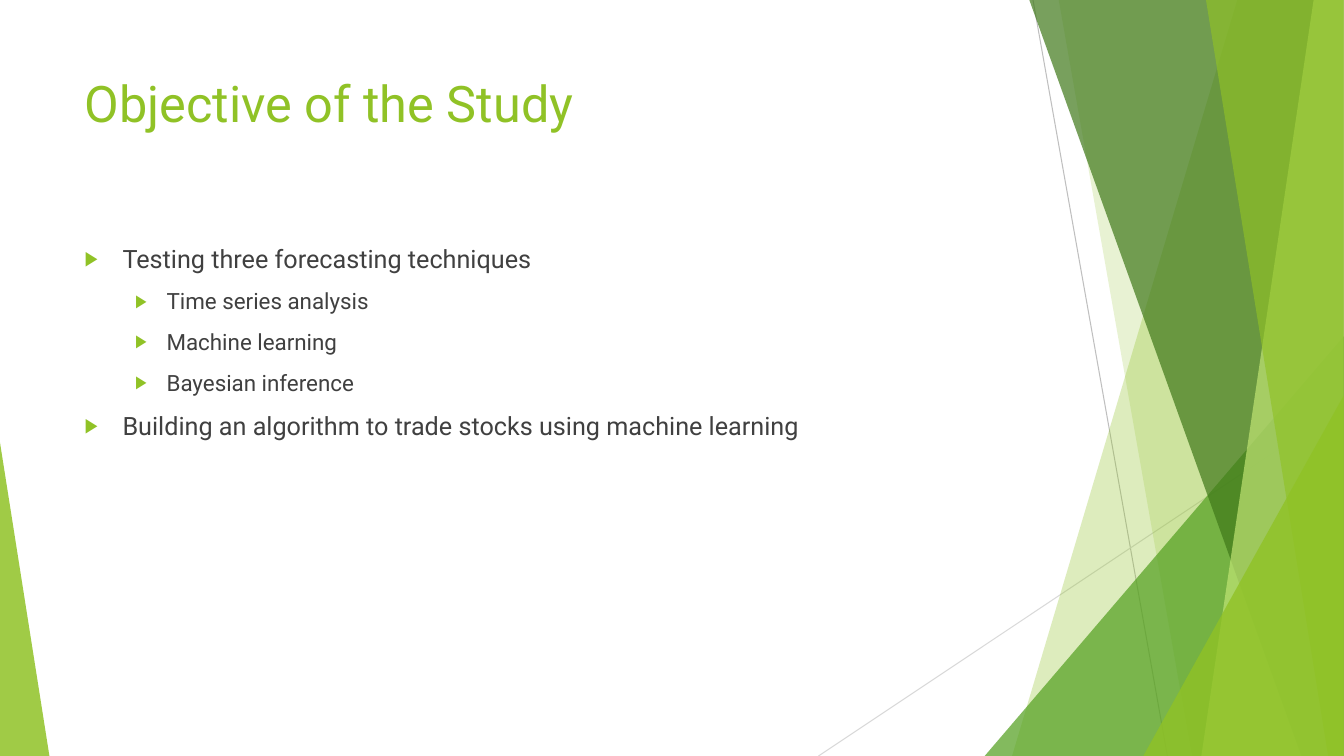
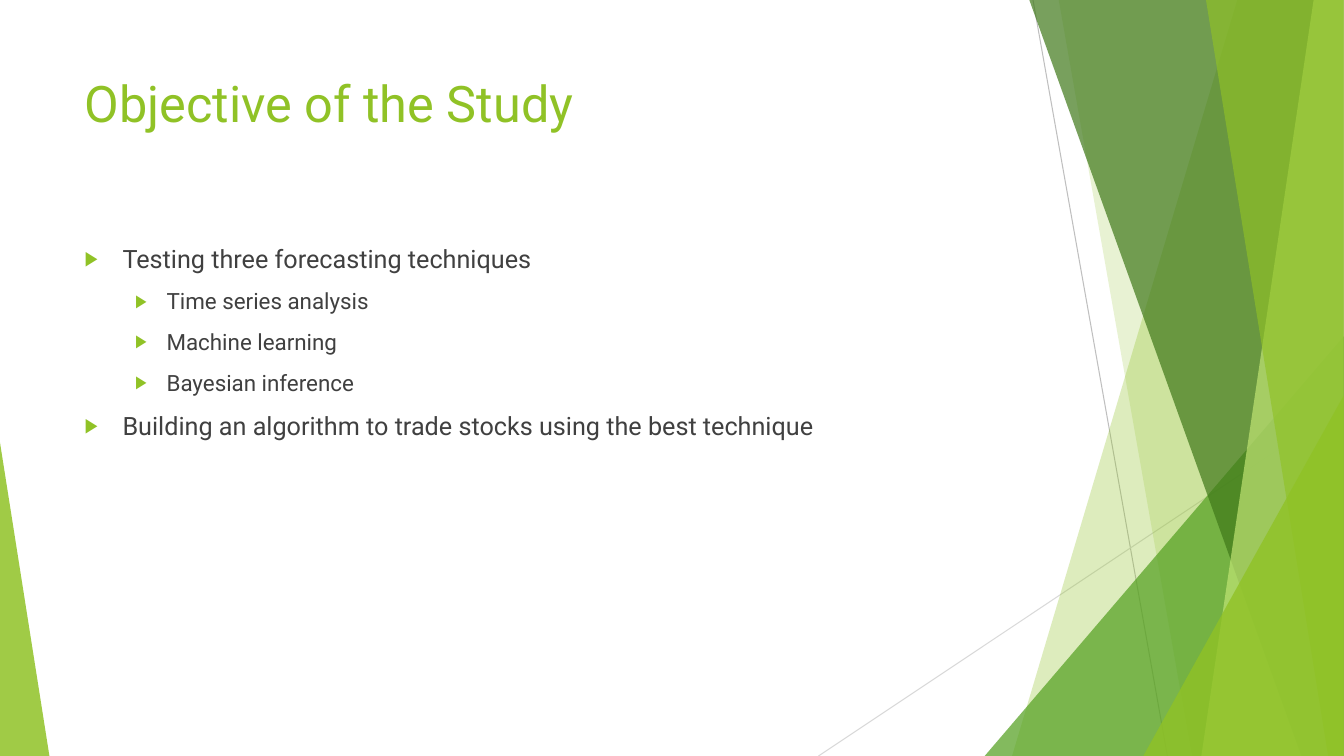
Before and after one commit to doyley91/Data-Driven-Automated-Algorithmic-Trading, a slide deck: slide 4 of Viva/Presentation.pptx. Drawn at 1344x756 pixels with LibreOffice and Linux fonts; fonts in the diff are those of the drawing. Boxes give left, top, right and bottom in pixels: in the first picture for what was removed or moved away, otherwise in the second. Text is boxed around its words. In the diff, an @@ line names an element or a change of style, - is before the commit and + after.

```diff
--- a/Viva/Presentation.pptx
+++ b/Viva/Presentation.pptx
@@ text at (x1=123, y1=416, x2=813, y2=441): text changed @@
-▶ Building an algorithm to trade stocks using machine learning
+▶ Building an algorithm to trade stocks using the best technique
```
Also in this commit, not shown: 7 other slides changed, 1 slide added, 2 other files.
